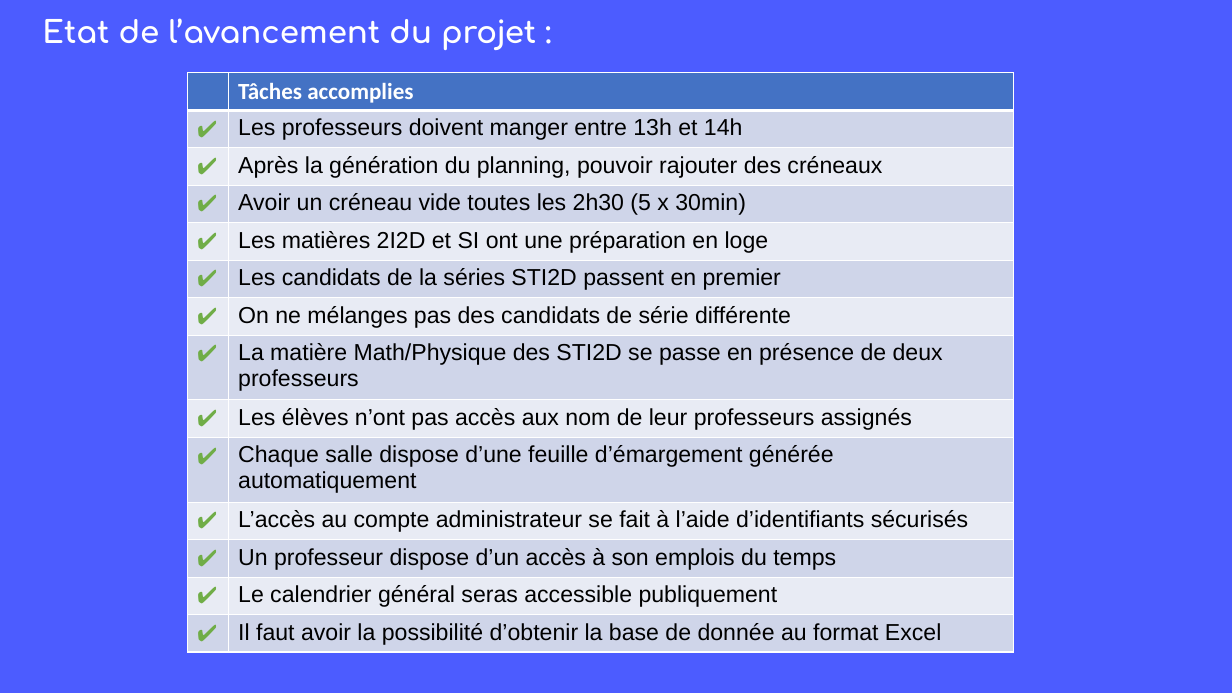
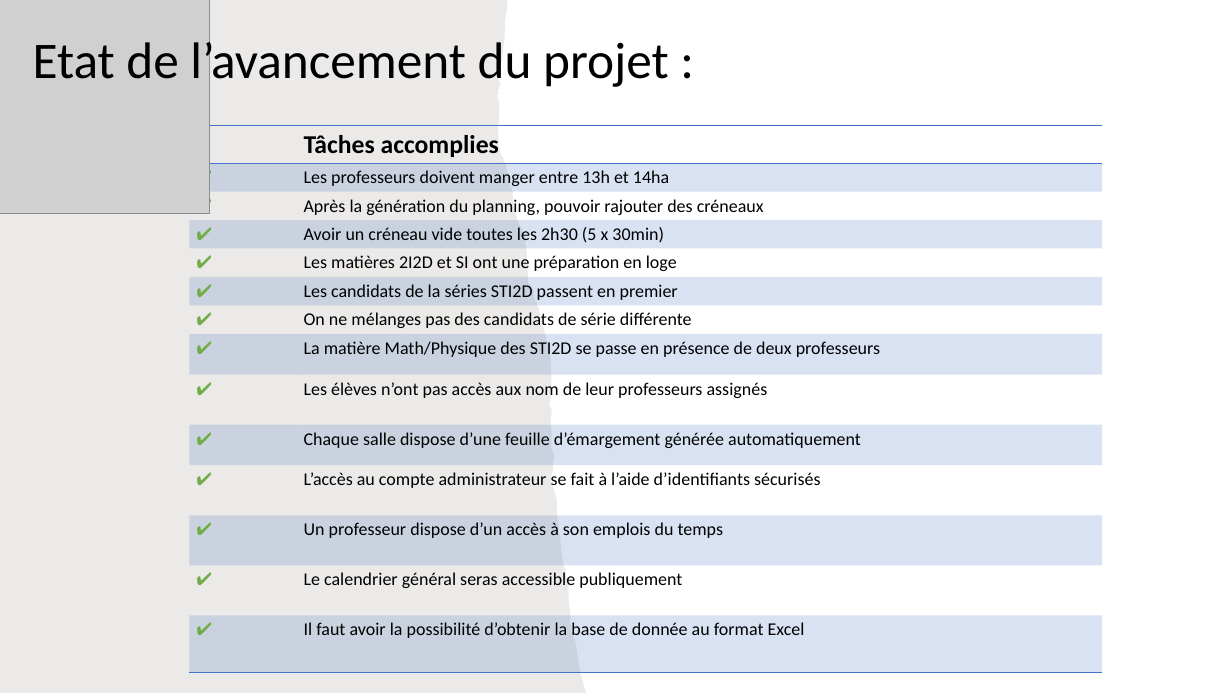
Before and after one commit to rharkor/second-tour, a slide deck: slide 5 of rendu/Réunion2/compte_rendu_presentation.pptx. Drawn at 1232x693 pixels with LibreOffice and Linux fonts; fonts in the diff are those of the drawing; grey boxes stand for pictures. Boxes give left, top, right and bottom in pixels: in the first picture for what was removed or moved away, otherwise in the second. Text is boxed around its words. In the diff, an @@ line names an element or a change of style, - is before the commit and + after.

```diff
--- a/rendu/Réunion2/compte_rendu_presentation.pptx
+++ b/rendu/Réunion2/compte_rendu_presentation.pptx
@@ background #4C5CFF to #FFFFFF @@
@@ text "Etat de l’avancement du projet ...": place and size @@
-text "Etat de l’avancement du projet ..." at (42, 18, 536, 50)
+text "Etat de l’avancement du projet ..." at (33, 35, 669, 90)
@@ text "Etat de l’avancement du projet ..." at (33, 35, 669, 90): size 24 to 40 pt, font Comfortaa to Calibri, text colour #FFFFFF to #000000, bold off; alignment left to centre; line spacing 1 to 0.9; more space between paragraphs; vertical alignment top to bottom @@
@@ freeform shape added at (0, 0, 587, 693), fill #82766A at 15% opacity @@
@@ picture added at (0, 0, 210, 214) @@
@@ table at (189, 126, 1103, 673) @@
-row 2, column 2: Les professeurs doivent manger entre 13h et 14h
+row 2, column 2: Les professeurs doivent manger entre 13h et 14ha
@@ fill #4472C4 to none in row 1 @@
@@ fill #CFD5EA to #4472C4 at 20% opacity in 14 cells @@
@@ fill #E9EBF5 to none in 12 cells @@
@@ size 18 to 20 pt, text colour #FFFFFF to #000000 in "Tâches accomplies" @@
@@ size 18 to 14 pt @@
@@ font Arial to Calibri in "Après la génération du planning, pouvoir rajouter ...", "Avoir un créneau vide toutes les 2h30 ...", "Les matières 2I2D et SI ont une ...", "Les candidats de la séries STI2D passent ..." and 8 more places @@
@@ borders changed @@
@@ table: place and size @@
-table at (188, 73, 1014, 653)
+table at (189, 126, 1103, 673)
```
Also in this commit, not shown: 5 other slides changed, 4 other files.
